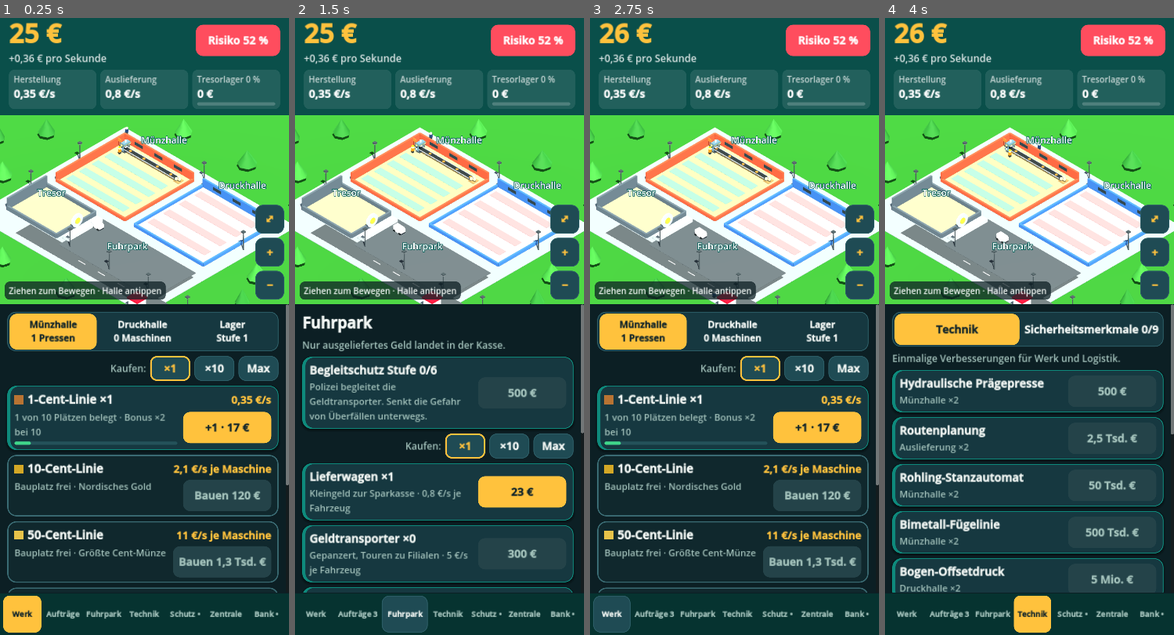
Above: before the commit, frames 1-4 (left to right).
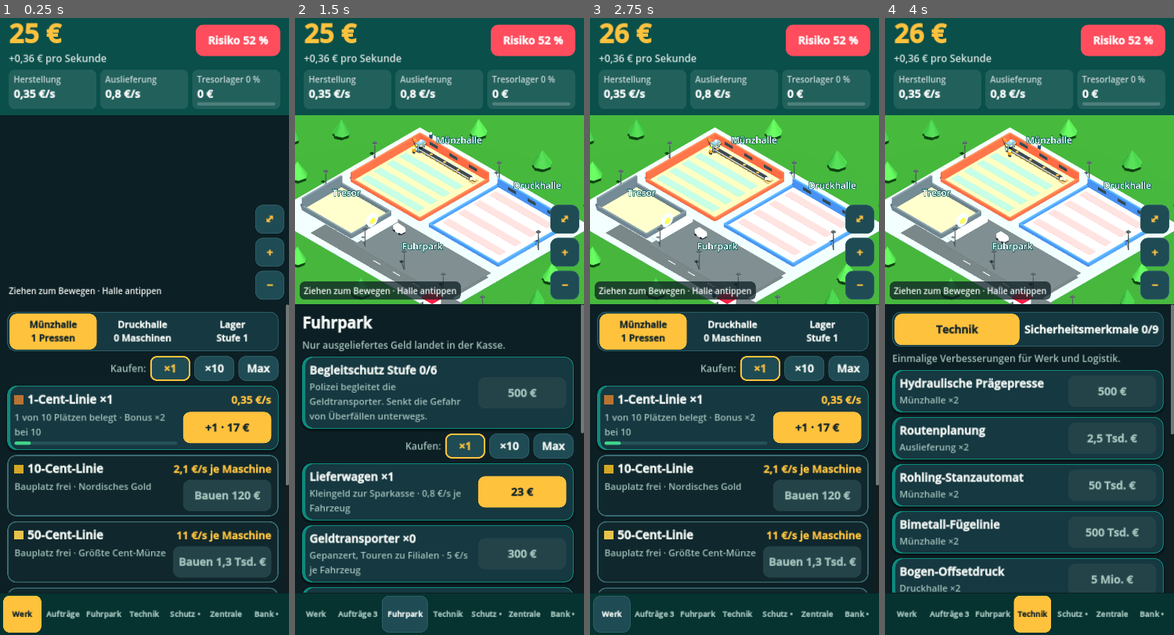
Above: after the commit, the same moments.

Repository: robertpahl1987-creator/bundesbank-idle
Game: Godot game, scene res://main.tscn
Two runs of this game, one before a commit and one after it. Both use one fixed random seed, a clock stepped at 60 frames per second and the inputs below.
Inputs:
- Up to frame 1 (0.25 s): no input
- Up to frame 2 (1.5 s): click "Werk" at 0.5 s; click "Fuhrpark" at 1.25 s
- Up to frame 3 (2.75 s): click "Werk" at 2 s
- Up to frame 4 (4 s): click "Technik" at 2.75 s; click "Technik" at 3.5 s

The runs differ from the first frame. In frame 1, 29% of the frame differs, in the area x 0-100%, y 15-47%; in frame 2, 11%; in frame 3, 11%; in frame 4, 11%.

Commit message:
Leistung: 3D-Werk 14x weniger Zeichenvorgänge, Pause beim Scrollen
- Feste Teile werden zu wenigen Meshes mit Vertex-Farben zusammengefasst
- Bewegliche Teile pro Linie gruppiert, teure Punktlichter entfernt
- 3D-Ansicht pausiert während des Scrollens, Neuaufbau höchstens alle 1,5 s
- Produktionswerte pro Bild zwischengespeichert

Co-Authored-By: Claude Opus 5.5 <noreply@anthropic.com>
Claude-Session: https://claude.ai/code/session_017FzJGnvAkc8ZWZi8Mp49PX

Diff:
--- a/godot/main.gd
+++ b/godot/main.gd
@@ -421,7 +421,31 @@
 func is_night() -> bool:
 	return day_phase() > 0.62
 
+var _pf := -1
+var _pv := 0.0
+var _df := -1
+var _dv := 0.0
 func prod() -> float:
+	var fr := Engine.get_process_frames()
+	if fr == _pf:
+		return _pv
+	_pf = fr
+	_pv = prod_calc()
+	return _pv
+
+func deliv() -> float:
+	var fr := Engine.get_process_frames()
+	if fr == _df:
+		return _dv
+	_df = fr
+	_dv = deliv_calc()
+	return _dv
+
+func invalidate() -> void:
+	_pf = -1
+	_df = -1
+
+func prod_calc() -> float:
 	var s := 0.0
 	for l in LINES:
 		s += line_rate(l)
@@ -430,7 +454,7 @@
 func del_m() -> float:
 	return tm("del") * rep_m() * (2.0 if has_d("sites", "leipzig") else 1.0) * (1.5 if has_d("mgr", "fleet") else 1.0) * fx_m("del")
 
-func deliv() -> float:
+func deliv_calc() -> float:
 	var s := 0.0
 	for v in VAN:
 		s += v.r * cnt("v", v.id)
@@ -693,8 +717,27 @@
 		if not S.is_empty():
 			offline_catchup()
 
+var last_scroll := 0
+var scroll_quiet := 0.0
+var wframe := 0
+func world_render_tick(dt: float) -> void:
+	var sv: SubViewport = world.get_viewport()
+	if scroll.scroll_vertical != last_scroll:
+		last_scroll = scroll.scroll_vertical
+		scroll_quiet = 0.0
+	else:
+		scroll_quiet += dt
+	wframe += 1
+	if scroll_quiet < 0.35:
+		sv.render_target_update_mode = SubViewport.UPDATE_DISABLED
+	elif int(S.get("gfx", 1)) == 1 or wframe % 2 == 0:
+		sv.render_target_update_mode = SubViewport.UPDATE_ONCE
+	else:
+		sv.render_target_update_mode = SubViewport.UPDATE_DISABLED
+
 func _process(dt: float) -> void:
 	dt = min(dt, 1.0)
+	world_render_tick(dt)
 	S["gt"] = float(S["gt"]) + dt
 	step(dt)
 	raid_tick(dt)
@@ -703,6 +746,9 @@
 	if ui_t > 0.25:
 		ui_t = 0.0
 		update_ui()
+	if OS.has_environment("BB_PERF") and shot_t > 5.0 and Engine.get_process_frames() % 5 == 0:
+		var vrid: RID = world.get_viewport().get_viewport_rid()
+		print("PERF world_draws=%d world_objs=%d nodes=%d" % [RenderingServer.viewport_get_render_info(vrid, RenderingServer.VIEWPORT_RENDER_INFO_TYPE_VISIBLE, RenderingServer.VIEWPORT_RENDER_INFO_DRAW_CALLS_IN_FRAME), RenderingServer.viewport_get_render_info(vrid, RenderingServer.VIEWPORT_RENDER_INFO_TYPE_VISIBLE, RenderingServer.VIEWPORT_RENDER_INFO_OBJECTS_IN_FRAME), Performance.get_monitor(Performance.OBJECT_NODE_COUNT)])
 	if OS.has_environment("BB_SHOT"):
 		shot_t += dt
 		if shot_t > float(OS.get_environment("BB_WAIT") if OS.has_environment("BB_WAIT") else "3"):
@@ -1446,6 +1492,7 @@
 
 # ---------------------------------------------------------------- Kaufen
 func buy(k: String) -> void:
+	invalidate()
 	var parts := k.split(":")
 	var t := parts[0]
 	var id := parts[1]
@@ -1767,9 +1814,8 @@
 			S["g"][bg.id] = cnt("g", bg.id) + 1
 			bought = true
 	if bought:
+		invalidate()
 		world.dirty = true
-		if view in ["werk", "deliv", "guard"]:
-			render()
 
 func ach_done(id: String) -> bool:
 	match id:
@@ -2007,6 +2053,7 @@
 	return 500.0 * pow(5.0, int(S["escort"]))
 
 func buy_extra(k: String) -> void:
+	invalidate()
 	var parts := k.split(":")
 	var t := parts[0]
 	var id := parts[1] if parts.size() > 1 else ""
--- a/godot/project.godot
+++ b/godot/project.godot
@@ -29,3 +29,5 @@
 renderer/rendering_method.mobile="gl_compatibility"
 textures/vram_compression/import_etc2_astc=true
 anti_aliasing/quality/msaa_3d=1
+lights_and_shadows/directional_shadow/size=2048
+lights_and_shadows/directional_shadow/size.mobile=2048
--- a/godot/world.gd
+++ b/godot/world.gd
@@ -23,6 +23,7 @@
 var moved := 0.0
 var pinch := 0.0
 var dragging := false
+var last_build := -10.0
 var env: Environment
 var sun: DirectionalLight3D
 var lamps := []
@@ -158,11 +159,12 @@
 	add_child(cam)
 	cam.current = true
 	build_static()
+	merge_children(self, {beacon: true})
 	apply_quality()
 	fit()
 
 func build_static() -> void:
-	B(160, 0.2, 160, "#2f7d2b", 0, -0.1, 0)
+	B(160, 0.2, 160, "#2a6b26", 0, -0.1, 0)
 	B(35, 0.1, 31, "#8e9a9e", 0, 0.05, 0)
 	# Münzhalle (warm)
 	B(14, 0.14, 14, "#e2b874", -8, 0.12, -6)
@@ -209,13 +211,6 @@
 		var hd := B(0.5, 0.18, 0.5, "#3a4448", lp[0], 3.25, lp[1])
 		var bulb := B(0.36, 0.12, 0.36, "#fff2c0", lp[0], 3.12, lp[1])
 		bulb.material_override = lamp_mat
-		var ol := OmniLight3D.new()
-		ol.position = Vector3(lp[0], 2.9, lp[1])
-		ol.light_color = Color("#ffd27a")
-		ol.omni_range = 7.0
-		ol.light_energy = 0.0
-		add_child(ol)
-		lamps.append(ol)
 	for wx in [-12.0, -8.0, -4.0]:
 		var w1 := B(1.6, 0.5, 0.05, "#2a3a40", wx, 1.0, -12.82)
 		w1.material_override = win_mat
@@ -292,11 +287,19 @@
 				var sk := sphere(0.26, "#c9b48a", x0 + L + 0.35 + (k % 2) * 0.4, 0.6, z - 0.25 + k * 0.25, dyn)
 				sk.scale = Vector3(1, 1.15, 1)
 		# Ware auf dem Band
-		var its := []
-		for k in range(min(10, 3 + int(log(c + 1) / log(2.0)))):
-			var m: MeshInstance3D = B(0.55, 0.06, 0.32, l.col, x0, 0.6, z, dyn) if note else C(0.22, 0.22, 0.08, l.col, x0, 0.6, z, dyn)
-			its.append(m)
-		anim.belts.append({l = l, its = its, x0 = x0, L = L, ph = randf()})
+		var n_it: int = min(10, 3 + int(log(c + 1) / log(2.0)))
+		var spacing := L / n_it
+		var ig := Node3D.new()
+		dyn.add_child(ig)
+		for k in range(n_it):
+			if note:
+				B(0.55, 0.06, 0.32, l.col, x0 + k * spacing, 0.6, z, ig)
+			else:
+				C(0.22, 0.22, 0.08, l.col, x0 + k * spacing, 0.6, z, ig)
+		merge_deep(ig)
+		anim.belts.append({l = l, g = ig, spacing = spacing, ph = randf()})
+		var ramg := Node3D.new()
+		dyn.add_child(ramg)
 		# Maschinen: 1:1 bis 10 Plätze
 		var mc: int = min(c, 10)
 		var lv: int = min(int(ms / 2), 4)
@@ -314,8 +317,7 @@
 				B(0.72, 0.05, 1.27, "#ffc23d", mx, 1.42, z, dyn)
 				C(0.15, 0.15, 0.32, "#c9d2d5", mx, 1.86, z, dyn, 10)
 				B(0.42, 0.07, 0.46, "#20272a", mx, 0.6, z, dyn)
-				var ram := B(0.36, 0.22, 0.4, "#d9e0e3", mx, 1.15, z, dyn)
-				anim.pist.append({m = ram, ph = j * 0.7, y = 1.15, kind = "ram"})
+				B(0.36, 0.22, 0.4, "#d9e0e3", mx, 1.15, z, ramg)
 				C(0.22, 0.09, 0.3, "#aeb6b9", mx, 1.05, z - 0.82, dyn, 8)
 				C(0.21, 0.21, 0.03, l.col, mx, 1.2, z - 0.82, dyn, 10)
 				B(0.06, 0.5, 0.06, "#5a6163", mx, 0.6, z - 0.82, dyn)
@@ -332,7 +334,6 @@
 				B(0.96, 0.22, 1.34, "#e3e8ea", mx, 1.26, z, dyn)
 				var rl := C(0.17, 0.17, 0.9, "#2b3436", mx, 0.85, z, dyn, 10)
 				rl.rotation.x = PI / 2
-				anim.pist.append({m = rl, ph = j, kind = "roll"})
 				B(0.5, 0.22, 0.95, "#3a4448", mx, 1.48, z, dyn)
 				B(0.44, 0.06, 0.89, INK[j % 5], mx, 1.6, z, dyn)
 				B(0.3, 0.3, 0.06, "#d9e0e3", mx, 0.75, z + 0.7, dyn)
@@ -342,6 +343,9 @@
 				if ms > 0:
 					var lm2 := B(0.16, 0.12, 0.16, lamp, mx - 0.3, 1.42, z - 0.5, dyn)
 					lm2.material_override = mat(lamp, 1.0, true)
+		if ramg.get_child_count() > 0:
+			merge_deep(ramg)
+			anim.pist.append({m = ramg, ph = i * 0.9, y = 0.0, kind = "ram"})
 		if note:
 			B(0.7, 0.4, 1, "#3a4448", x0 + 0.2, 0.4, z, dyn)
 			B(0.55, 0.3, 0.75, "#f4f1e6", x0 + 0.2, 0.75, z, dyn)
@@ -356,10 +360,13 @@
 			var g11 := B(0.12, 0.12, 1.12, "#7fb0ff", x0 + L - 1.6, 1.5, z, dyn)
 			g11.material_override = mat("#7fb0ff", 1.0, true)
 		var wk: int = min(5, 1 + int(log(max(c, 1)) / log(2.0) / 1.4))
+		var wg := Node3D.new()
+		dyn.add_child(wg)
 		for j in range(wk):
-			var p := person("#3f6fb5" if note else "#ff7a1a", dyn, true)
+			var p := person("#3f6fb5" if note else "#ff7a1a", wg, true)
 			p.position = Vector3(x0 + 1.5 + j * 2.2, 0.2, z + 1.15)
-			anim.work.append({p = p, x = x0 + 1.5 + j * 2.2, ph = randf() * 6.0})
+		merge_deep(wg)
+		anim.work.append({p = wg, x = 0.0, ph = randf() * 6.0})
 	# Tresorlager wächst mit der Stufe
 	var lvl: int = min(int(S["lv"]), 6)
 	var wh := 0.7 + lvl * 0.12
@@ -384,6 +391,18 @@
 	build_extras()
 	build_security()
 	build_fleet()
+	var skip := {}
+	for p in anim.pist:
+		skip[p.m] = true
+	for c in anim.cams:
+		skip[c] = true
+	if anim.gate:
+		skip[anim.gate] = true
+	merge_children(dyn, skip)
+	for g in anim.guards:
+		merge_deep(g.p)
+	for tr in anim.trucks:
+		merge_deep(tr.t)
 	last_pile = -1
 
 func build_extras() -> void:
@@ -480,7 +499,7 @@
 	if g1 > 0:
 		B(1.8, 1.6, 1.8, "#efe7d4", 15.5, 0.9, 15, dyn)
 		B(2.1, 0.25, 2.1, "#c8102e", 15.5, 1.8, 15, dyn)
-	var ng: int = min(g1, 14)
+	var ng: int = min(g1, 8)
 	for j in range(ng):
 		anim.guards.append({p = person("#1f3a5f", dyn), u = float(j) / ng})
 	var cams := [[-17, -15], [17, -15], [-17, 15], [17, 11], [0, -15], [0, 2.4], [-17, 0], [17, 0]]
@@ -604,18 +623,21 @@
 	add_child(pile_node)
 	for i in range(n):
 		B(1.1, 0.45, 0.7, "#6fae8f" if i % 3 == 2 else "#ffc23d", -14 + (i % 5) * 1.7, 0.42, 4.3 + int(i / 5) * 1.1, pile_node)
+	merge_children(pile_node, {})
 
 # ---------------------------------------------------------------- Wege
 const TRUCK_PATH := [[-2.8, 5.0], [6.0, 5.5], [14.5, 9.0], [14.5, 12.8], [42.0, 12.8]]
+var segs := []
+var seg_tot := 0.0
 func along(u: float) -> Array:
-	var segs := []
-	var tot := 0.0
-	for i in range(TRUCK_PATH.size() - 1):
-		var a: Array = TRUCK_PATH[i]
-		var b: Array = TRUCK_PATH[i + 1]
-		var l := Vector2(b[0] - a[0], b[1] - a[1]).length()
-		segs.append(l)
-		tot += l
+	if segs.is_empty():
+		for i in range(TRUCK_PATH.size() - 1):
+			var a: Array = TRUCK_PATH[i]
+			var b: Array = TRUCK_PATH[i + 1]
+			var l := Vector2(b[0] - a[0], b[1] - a[1]).length()
+			segs.append(l)
+			seg_tot += l
+	var tot := seg_tot
 	var d := u * tot
 	for i in range(segs.size()):
 		if d <= segs[i]:
@@ -639,14 +661,118 @@
 		d -= L[i]
 	return [P[0][0], P[0][1], 0.0]
 
+var vc_mat: StandardMaterial3D
+
+func vc_material() -> StandardMaterial3D:
+	if vc_mat == null:
+		vc_mat = StandardMaterial3D.new()
+		vc_mat.vertex_color_use_as_albedo = true
+		vc_mat.vertex_color_is_srgb = true
+		vc_mat.roughness = 0.78
+	return vc_mat
+
+func mergeable(m: Material) -> bool:
+	return m is StandardMaterial3D and not m.emission_enabled and m.transparency == BaseMaterial3D.TRANSPARENCY_DISABLED
+
+## Baut aus vielen Teilen ein Mesh: einfarbige Teile mit Vertex-Farben, Sonderteile je Material
+func bake_into(root: Node3D, items: Array) -> void:
+	var verts := PackedVector3Array()
+	var norms := PackedVector3Array()
+	var cols := PackedColorArray()
+	var idx := PackedInt32Array()
+	var shadow := false
+	var others := {}
+	var order := []
+	for it in items:
+		var mesh: Mesh = it[0]
+		var xf: Transform3D = it[1]
+		var m: Material = it[3]
+		if mergeable(m):
+			var arr := mesh.surface_get_arrays(0)
+			var v: PackedVector3Array = arr[Mesh.ARRAY_VERTEX]
+			var n: PackedVector3Array = arr[Mesh.ARRAY_NORMAL]
+			var ix: PackedInt32Array = arr[Mesh.ARRAY_INDEX]
+			var base := verts.size()
+			var col: Color = m.albedo_color
+			var basis := xf.basis
+			for k in range(v.size()):
+				verts.append(xf * v[k])
+				norms.append((basis * n[k]).normalized())
+				cols.append(col)
+			if ix.size() > 0:
+				for k in range(ix.size()):
+					idx.append(base + ix[k])
+			else:
+				for k in range(v.size()):
+					idx.append(base + k)
+			if it[4]:
+				shadow = true
+		else:
+			if not others.has(m):
+				var st := SurfaceTool.new()
+				st.begin(Mesh.PRIMITIVE_TRIANGLES)
+				others[m] = st
+				order.append(m)
+			others[m].append_from(mesh, 0, xf)
+	for it in items:
+		var node = it[2]
+		if node != null and is_instance_valid(node) and node.get_parent():
+			node.get_parent().remove_child(node)
+			node.free()
+	if verts.size() > 0:
+		var arrays := []
+		arrays.resize(Mesh.ARRAY_MAX)
+		arrays[Mesh.ARRAY_VERTEX] = verts
+		arrays[Mesh.ARRAY_NORMAL] = norms
+		arrays[Mesh.ARRAY_COLOR] = cols
+		arrays[Mesh.ARRAY_INDEX] = idx
+		var am := ArrayMesh.new()
+		am.add_surface_from_arrays(Mesh.PRIMITIVE_TRIANGLES, arrays)
+		var out := MeshInstance3D.new()
+		out.mesh = am
+		out.material_override = vc_material()
+		out.cast_shadow = GeometryInstance3D.SHADOW_CASTING_SETTING_ON if shadow else GeometryInstance3D.SHADOW_CASTING_SETTING_OFF
+		root.add_child(out)
+	for m in order:
+		var mi2 := MeshInstance3D.new()
+		mi2.mesh = others[m].commit()
+		mi2.material_override = m
+		mi2.cast_shadow = GeometryInstance3D.SHADOW_CASTING_SETTING_OFF
+		root.add_child(mi2)
+
+## Fasst alle direkten Mesh-Kinder (außer den beweglichen) zusammen
+func merge_children(parent: Node3D, skip: Dictionary) -> void:
+	var items := []
+	for c in parent.get_children():
+		if c is MeshInstance3D and not skip.has(c) and c.mesh != null:
+			items.append([c.mesh, c.transform, c, c.material_override, c.cast_shadow != GeometryInstance3D.SHADOW_CASTING_SETTING_OFF])
+	bake_into(parent, items)
+
+## Fasst alle Meshes unterhalb eines Knotens (auch verschachtelt) zusammen
+func merge_deep(root: Node3D) -> void:
+	var inv := root.global_transform.affine_inverse()
+	var found := []
+	collect_meshes(root, found)
+	var items := []
+	for c in found:
+		items.append([c.mesh, inv * c.global_transform, null, c.material_override, c.cast_shadow != GeometryInstance3D.SHADOW_CASTING_SETTING_OFF])
+	for ch in root.get_children():
+		root.remove_child(ch)
+		ch.free()
+	bake_into(root, items)
+
+func collect_meshes(n: Node, out: Array) -> void:
+	for c in n.get_children():
+		if c is MeshInstance3D and c.mesh != null:
+			out.append(c)
+		collect_meshes(c, out)
+
 func apply_quality() -> void:
 	var high: bool = int(main.S.get("gfx", 1)) == 1
 	sun.shadow_enabled = high
 	var vp := get_viewport()
 	if vp is SubViewport:
 		vp.msaa_3d = Viewport.MSAA_2X if high else Viewport.MSAA_DISABLED
-	for l in lamps:
-		l.visible = high
 
 # ---------------------------------------------------------------- Kamera & Eingabe
 func fit() -> void:
@@ -728,8 +854,9 @@
 # ---------------------------------------------------------------- Animation
 func _process(dt: float) -> void:
 	t += dt
-	if dirty:
+	if dirty and t - last_build > 1.5:
 		dirty = false
+		last_build = t
 		build()
 	fit()
 	piles()
@@ -742,9 +869,7 @@
 	for i in range(anim.belts.size()):
 		var b: Dictionary = anim.belts[i]
 		var s: float = sp[i] if i < sp.size() else 0.1
-		for k in range(b.its.size()):
-			var f := fposmod(t * s + float(k) / b.its.size() + b.ph, 1.0)
-			b.its[k].position.x = b.x0 + f * b.L
+		b.g.position.x = fposmod(t * s * 11.0 + b.ph * b.spacing, b.spacing)
 	for p in anim.pist:
 		match p.kind:
 			"roll":
@@ -752,10 +877,9 @@
 			"swing":
 				p.m.rotation.z = sin(t * 2.0 + p.ph) * 0.7
 			_:
-				p.m.position.y = p.y - abs(sin(t * 4.0 + p.ph)) * 0.3
+				p.m.position.y = -abs(sin(t * 4.0 + p.ph)) * 0.3
 	for w in anim.work:
-		w.p.position.x = w.x + sin(t * 0.7 + w.ph) * 1.2
-		w.p.rotation.y = PI / 2 if cos(t * 0.7 + w.ph) > 0 else -PI / 2
+		w.p.position.x = sin(t * 0.7 + w.ph) * 1.0
 	for g in anim.guards:
 		var pr := perim(g.u + t * 0.012)
 		g.p.position = Vector3(pr[0], 0.1, pr[1])
@@ -788,8 +912,6 @@
 	env.ambient_light_energy = lerp(0.32, 0.22, night)
 	lamp_mat.emission_energy_multiplier = night * 3.0
 	win_mat.emission_energy_multiplier = night * 2.5
-	for l in lamps:
-		l.light_energy = night * 1.6
 	var al: bool = main.S["warn"] > 0.0
 	if anim.gate:
 		anim.gate.position.z = 12.8 if al else 15.4
